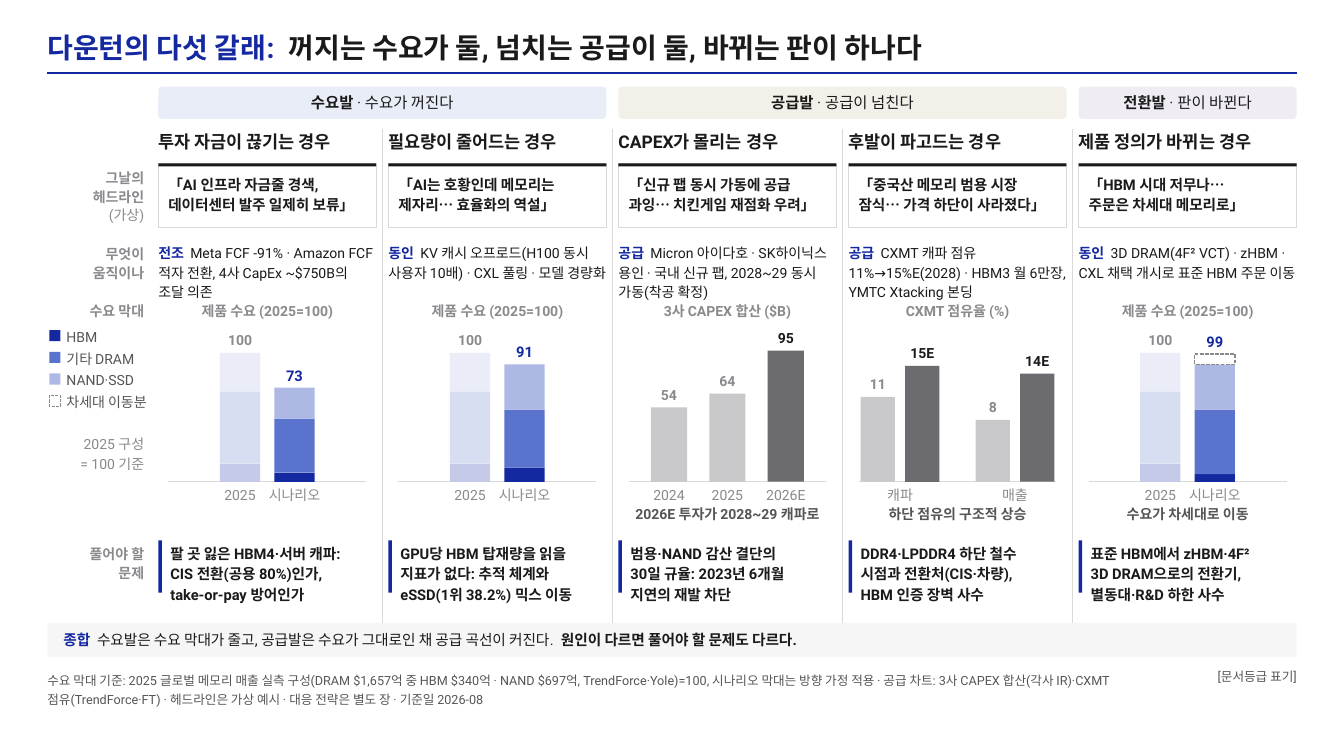
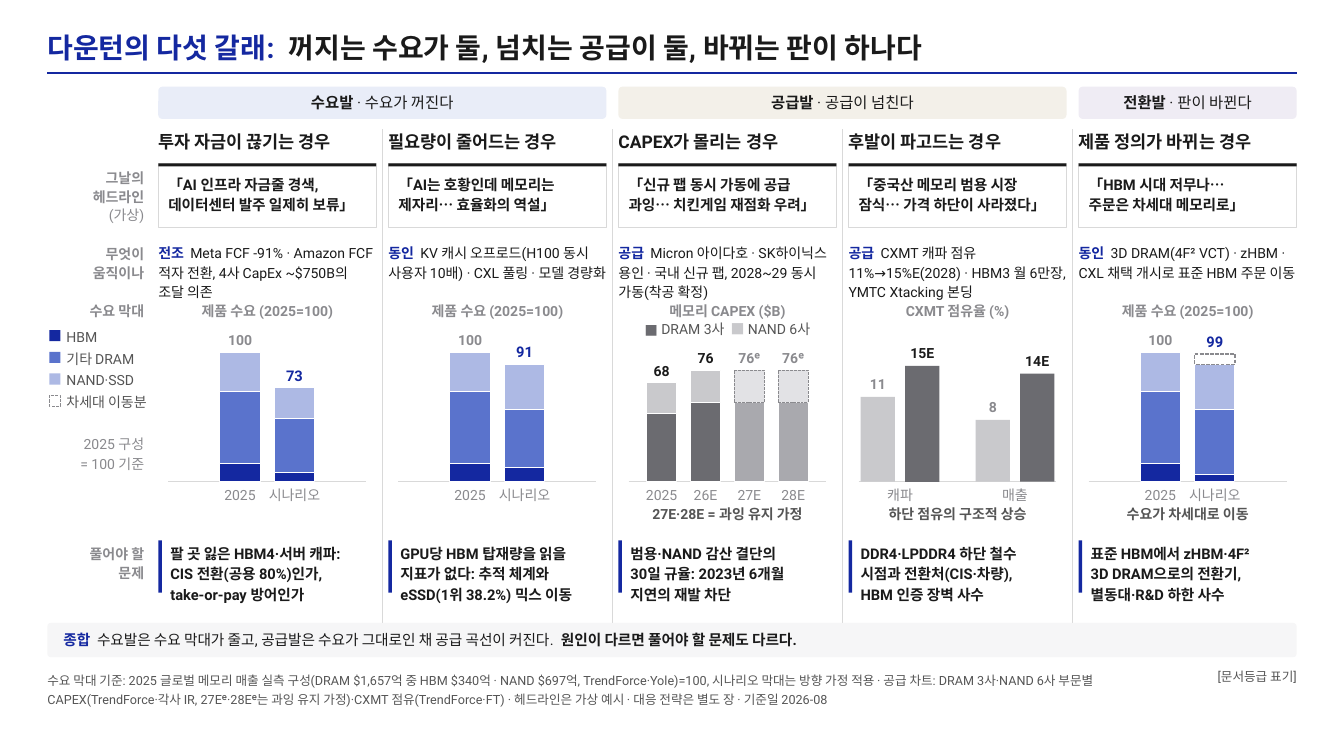
Before and after one commit to k31001/action-learning, a slide deck: slide 1 of outputs/presentation/downturn-scenario-impact.pptx. Drawn at 1344x756 pixels with LibreOffice and Linux fonts; fonts in the diff are those of the drawing. Boxes give left, top, right and bottom in pixels: in the first picture for what was removed or moved away, otherwise in the second. Text is boxed around its words. In the diff, an @@ line names an element or a change of style, - is before the commit and + after.

```diff
--- a/outputs/presentation/downturn-scenario-impact.pptx
+++ b/outputs/presentation/downturn-scenario-impact.pptx
@@ text added at <box>661,322,810,335</box>, 10 pt, text #555555 @@
+■ DRAM 3사 ■ NAND 6사
@@ text at <box>669,304,786,319</box>: text changed @@
-3사 CAPEX 합산 ($B)
+메모리 CAPEX ($B)
@@ text added at <box>698,353,714,363</box>, 10 pt, text #1A1A1A, bold @@
+76
@@ text added at <box>738,353,760,363</box>, 10 pt, text #8A8A8E, bold @@
+76ᵉ
@@ text removed at <box>778,333,794,343</box> @@
-95
@@ text added at <box>782,353,804,363</box>, 10 pt, text #8A8A8E, bold @@
+76ᵉ
@@ fill #EAEDF8 to #ADB9E4; outline none to #FFFFFF 0.75 pt in 3 elements at <box>220,353,260,391</box>, <box>450,353,490,391</box>, <box>1140,353,1181,391</box> @@
@@ rectangle added at <box>646,383,677,414</box>, fill #C9C9CC, outline #FFFFFF 0.75 pt @@
@@ text added at <box>654,366,670,376</box>, 10 pt, text #1A1A1A, bold @@
+68
@@ rectangle added at <box>691,370,721,402</box>, fill #C9C9CC, outline #FFFFFF 0.75 pt @@
@@ text removed at <box>719,376,735,386</box> @@
-64
@@ rectangle added at <box>734,370,764,402</box>, fill #E2E2E5, outline #8A8A8E 0.7 pt dashed @@
@@ rectangle added at <box>778,370,809,402</box>, fill #E2E2E5, outline #8A8A8E 0.7 pt dashed @@
@@ outline none to #FFFFFF 0.75 pt in 9 elements at <box>274,473,315,482</box>, <box>274,418,315,473</box>, <box>274,388,315,419</box>, <box>504,468,544,482</box>, <box>504,409,544,468</box>, <box>504,365,544,410</box>, <box>1195,474,1235,482</box>, <box>1195,409,1235,474</box>, <box>1195,365,1235,410</box> @@
@@ rectangle: place and size @@
-rectangle at <box>651,407,688,482</box>
+rectangle at <box>646,413,677,482</box>
@@ rectangle at <box>646,413,677,482</box>: fill #C9C9CC to #6B6B70; outline none to #FFFFFF 0.75 pt @@
@@ text removed at <box>661,390,677,400</box> @@
-54
@@ rectangle added at <box>691,402,721,482</box>, fill #6B6B70, outline #FFFFFF 0.75 pt @@
@@ rectangle: place and size @@
-rectangle at <box>710,393,746,482</box>
+rectangle at <box>734,402,764,482</box>
@@ rectangle at <box>734,402,764,482</box>: fill #C9C9CC to #A9A9AE; outline none to #FFFFFF 0.75 pt @@
@@ rectangle: place and size @@
-rectangle at <box>768,351,805,482</box>
+rectangle at <box>778,402,809,482</box>
@@ rectangle at <box>778,402,809,482</box>: fill #6B6B70 to #A9A9AE; outline none to #FFFFFF 0.75 pt @@
@@ fill #D8DEF1 to #5A73CC; outline none to #FFFFFF 0.75 pt in 3 elements at <box>220,391,260,464</box>, <box>450,391,490,464</box>, <box>1140,391,1181,464</box> @@
@@ fill #C4CAE7 to #1428A0; outline none to #FFFFFF 0.75 pt in 3 elements at <box>220,464,260,482</box>, <box>450,464,490,482</box>, <box>1140,464,1181,482</box> @@
@@ text "2025": place and size @@
-text "2025" at <box>712,490,743,500</box>
+text "2025" at <box>646,490,677,500</box>
@@ text at <box>652,507,803,521</box>: text changed @@
-2026E 투자가 2028~29 캐파로
+27E·28E = 과잉 유지 가정
@@ text removed at <box>653,490,684,500</box> @@
-2024
@@ text added at <box>694,490,718,500</box>, 10 pt, text #8A8A8E @@
+26E
@@ text added at <box>738,490,762,500</box>, 10 pt, text #8A8A8E @@
+27E
@@ text removed at <box>766,490,805,500</box> @@
-2026E
@@ text added at <box>781,490,805,500</box>, 10 pt, text #8A8A8E @@
+28E
@@ text at <box>47,674,1093,707</box>: text changed @@
-수요 막대 기준: 2025 글로벌 메모리 매출 실측 구성(DRAM $1,657억 중 HBM $340억 · NAND $697억, TrendForce·Yole)=100, 시나리오 막대는 방향 가정 적용 · 공급 차트: 3사 CAPEX 합산(각사 IR)·CXMT 점유(TrendForce·FT) · 헤드라인은 가상 예시 · 대응 전략은 별도 장 · 기준일 2026-08
+수요 막대 기준: 2025 글로벌 메모리 매출 실측 구성(DRAM $1,657억 중 HBM $340억 · NAND $697억, TrendForce·Yole)=100, 시나리오 막대는 방향 가정 적용 · 공급 차트: DRAM 3사·NAND 6사 부문별 CAPEX(TrendForce·각사 IR, 27Eᵉ·28Eᵉ는 과잉 유지 가정)·CXMT 점유(TrendForce·FT) · 헤드라인은 가상 예시 · 대응 전략은 별도 장 · 기준일 2026-08
```
Also in this commit, not shown: 3 other files.
